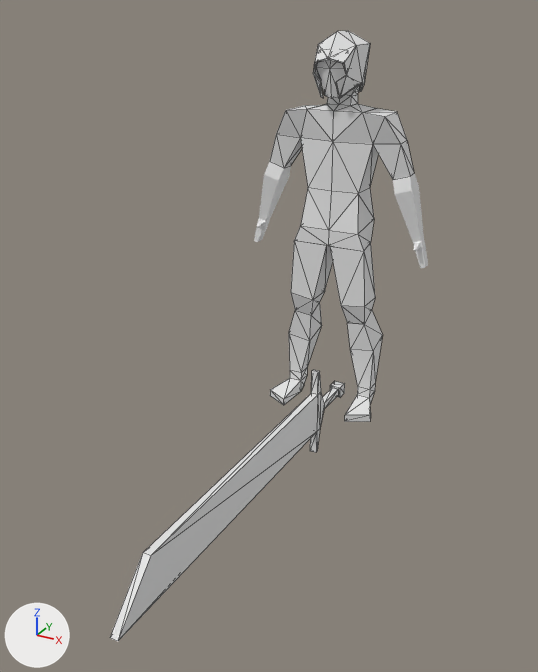
The COLLADA model resources/models/Knight/Defeated.dae as it was, and as the next commit left it.
Rendered twice from a 50 mm camera at (1.42, -3.27, 1.9) aimed at (0.07, -0.81, 0.67). Lighting does not change. The marker at lower left points along +X, +Y and +Z. Mesh edges are drawn as thin lines on the coarser meshes.

The scene before the commit, as lines of its bpy script (objects in view):
```python
me_body = bpy.data.meshes.new('Body')
me_body.from_pydata(...)  # 36 vertices, 74 faces; spans x -0.183..0.183, y -0.104..0.098, z 0.861..1.506
me_cube = bpy.data.meshes.new('Cube')
me_cube.from_pydata(...)  # 36 vertices, 68 faces; spans x -0.77..0.83, y 0.47..1.64, z -0.01..0.35
me_helmet = bpy.data.meshes.new('Helmet')
me_helmet.from_pydata(...)  # 54 vertices, 104 faces; spans x -0.112..0.112, y -0.169..0.102, z 1.541..1.815
ob_body = bpy.data.objects.new('Body', me_body)
ob_body.location = (0.0, 0.0, 0.0)
ob_cube = bpy.data.objects.new('Cube', me_cube)
ob_cube.location = (-0.337, -0.15, -0.799)
ob_cube.rotation_euler = (0.897, 0.609, -1.872)  # degrees (51, 35, -107)
ob_helmet = bpy.data.objects.new('Helmet', me_helmet)
ob_helmet.location = (0.0, 0.0, 0.0)
# also in view: 'Hand' at (0.0, 0.0, 1.01); 'Leg' at (0.0, -0.03, 0.66); 'Arm' at (0.0, 0.0, 1.34); 'Foot' at (0.0, -0.06, 0.26); 'Head' at (0.0, -0.04, 1.64)
```
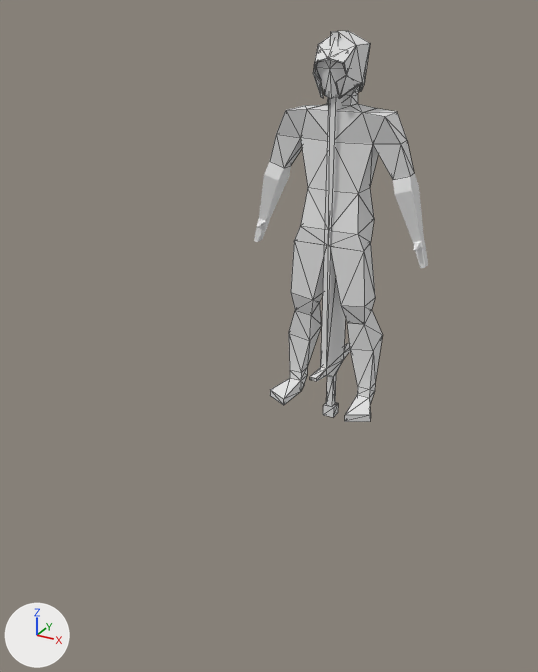
Changed parts and their boxes [x1, y1, x2, y2] in the pictures (538 x 672 px):
'Cube', moved, turned: before [110, 370, 345, 642]; after [310, 31, 350, 417]

The change in detail:
Object 'Cube' (ob_cube) moves from (-0.337, -0.15, -0.799) to (-0.337, -0.799, 0.15).
Object 'Cube' (ob_cube) turns from (51, 35, -107) to (80, -52, -113) degrees about x, y and z.
